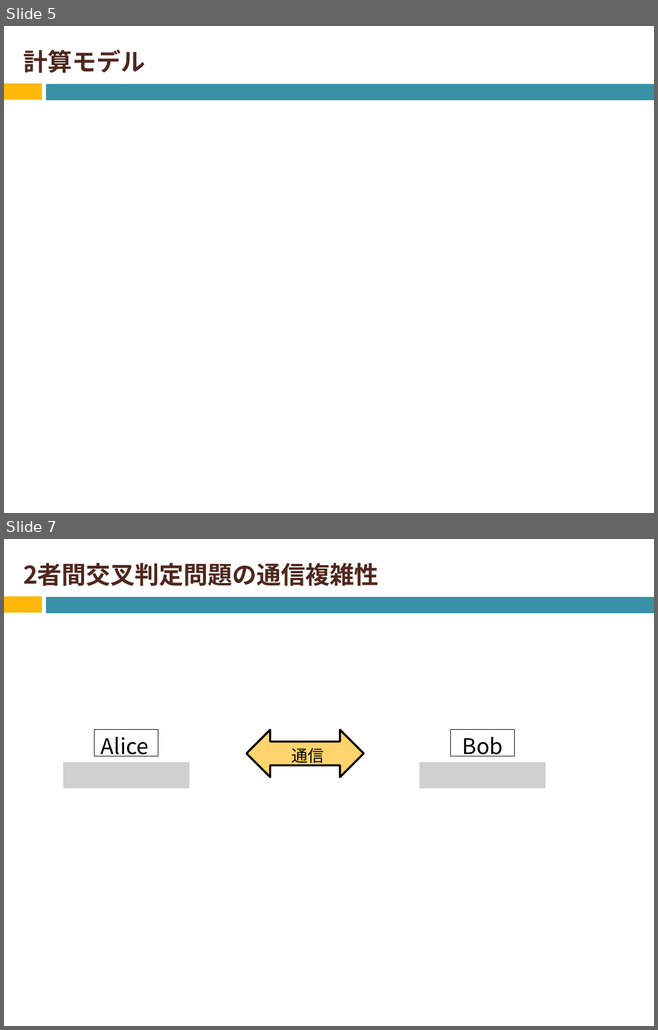
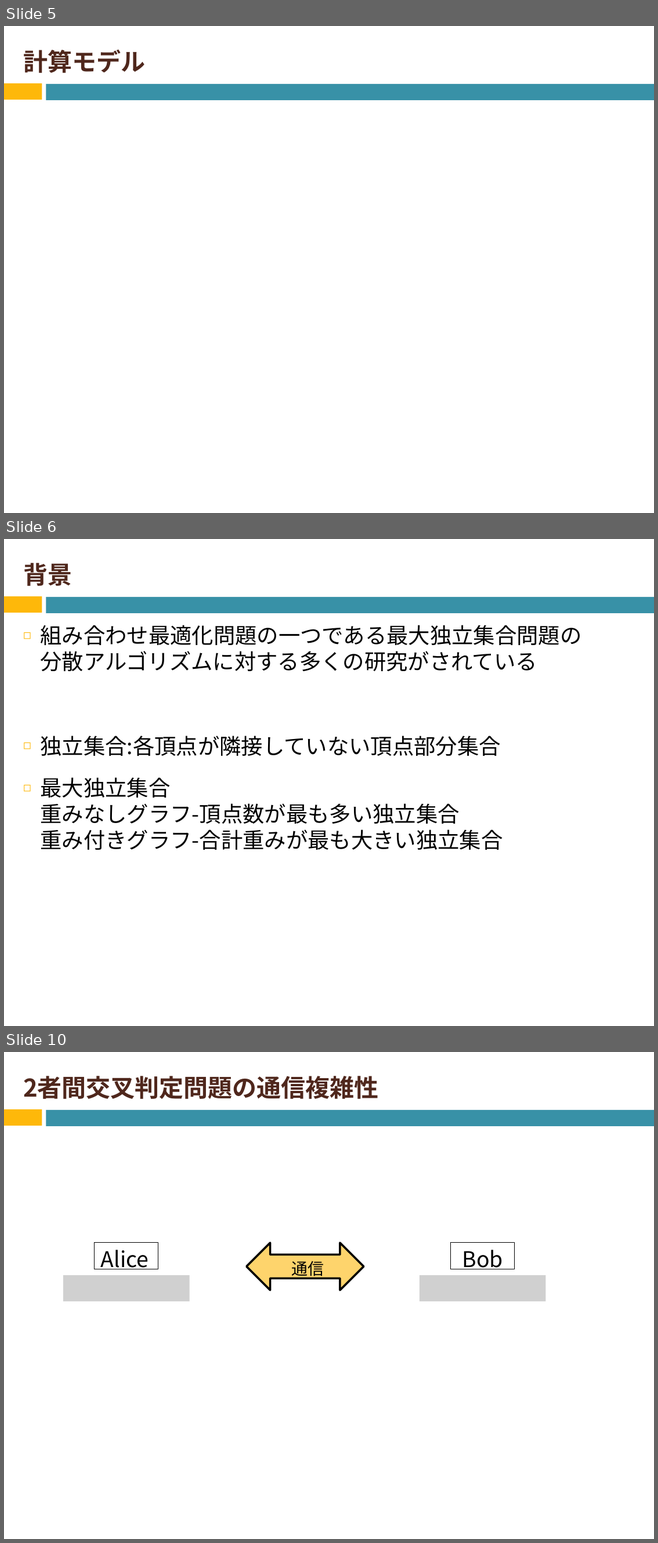
Before and after one commit to Izulabo-nitech/Distributed_Complexity_of_k-Maximal_Independent_Set_Verification, a slide deck: chukan/chukan2020_sato.pptx. Shown one above the other, each under a label of ours: slides 5 and 7 before the commit, slides 5, 6 and 10 after it; the slides between them are not shown. The pictures are 658x1030 and 658x1543 pixels, drawn with LibreOffice and Linux fonts; fonts in the diff are those of the drawing; grey boxes stand for pictures. Boxes give left, top, right and bottom in pixels: in the first picture for what was removed or moved away, otherwise in the second. Text is boxed around its words. In the diff, an @@ line names an element or a change of style, - is before the commit and + after.

```diff
--- a/chukan/chukan2020_sato.pptx
+++ b/chukan/chukan2020_sato.pptx
@@ slide 6 added at (4,539,654,1026), background #FFFFFF; not listed: 2 template elements that a slide beside it also shows @@
@@ title added at (23,563,72,586), 27 pt, text #4F271C, bold @@
+背景
@@ text added at (40,625,581,850), 24 pt, text #000000 @@
+◻ 組み合わせ最適化問題の一つである最大独立集合問題の
+  分散アルゴリズムに対する多くの研究がされている
+◻ 独立集合:各頂点が隣接していない頂点部分集合
+◻ 最大独立集合
+  重みなしグラフ-頂点数が最も多い独立集合
+  重み付きグラフ-合計重みが最も大きい独立集合
@@ what was slide 7 is now slide 10 @@
```
Also in this commit, not shown: 1 slide changed, 2 other slides added.
